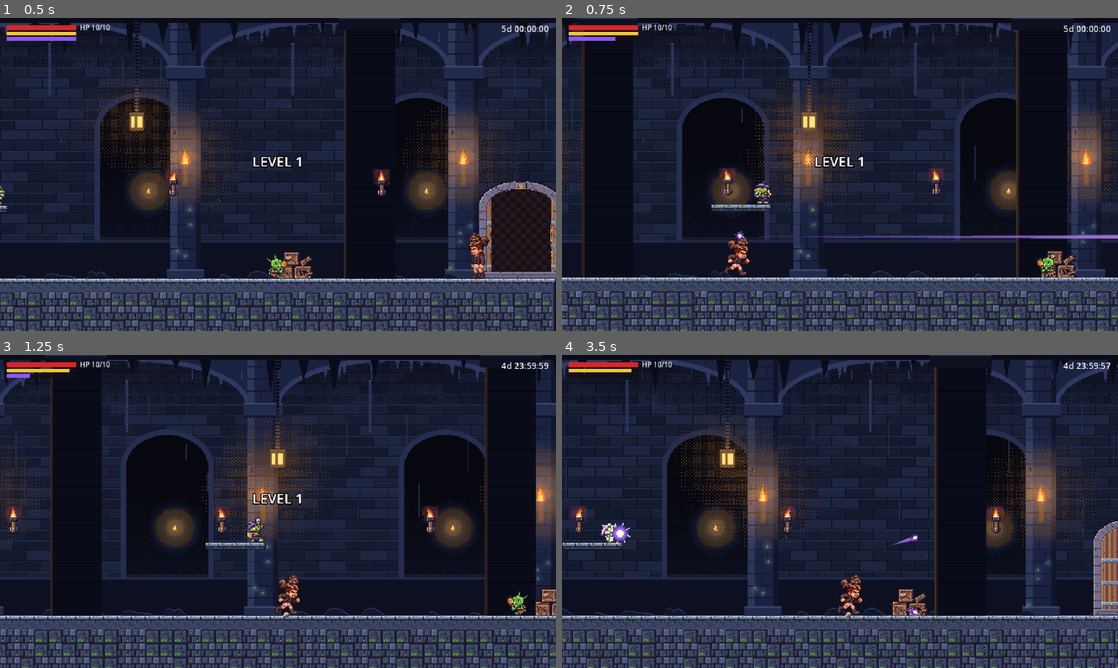
Above: before the commit, frames 1-4 (two rows, left to right).
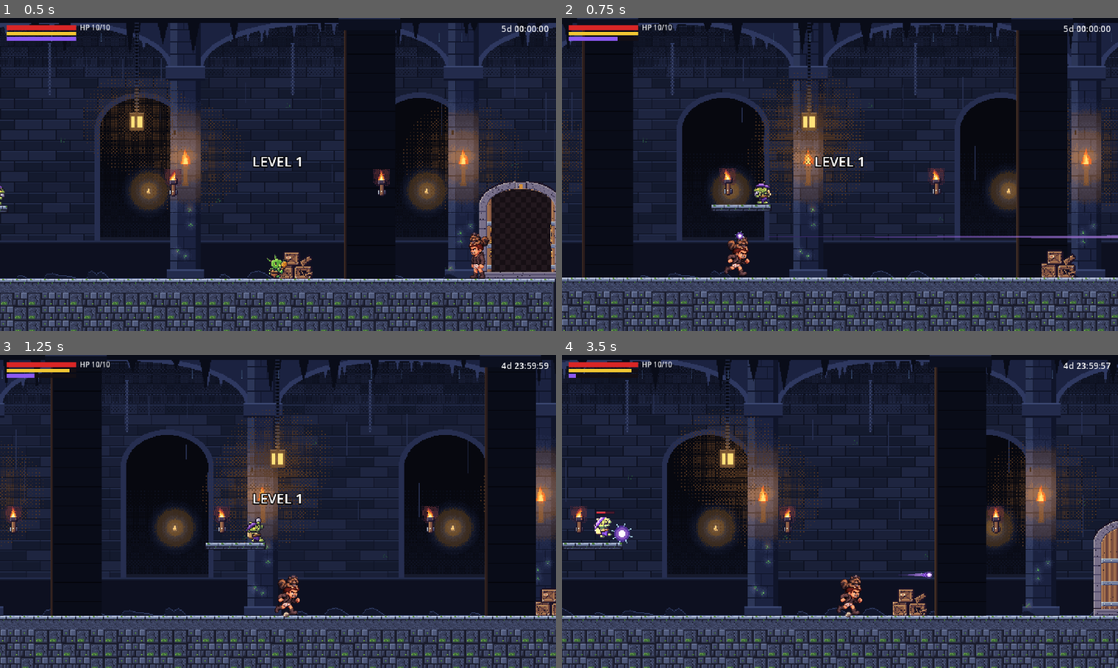
Above: after the commit, the same moments.

Repository: BrainCellDevelopment/dcc-side-scroller
Game: Godot game, scene res://tests/magic_missile.tscn
Two runs of this game, one before a commit and one after it. Both use one fixed random seed, a clock stepped at 60 frames per second and the inputs below. This scene is started directly instead of the project's main scene.
Inputs:
- Up to frame 1 (0.5 s): no input
- Up to frame 2 (0.75 s): hold D (move_right) from 0.53 s (still down); tap K (spell) at 0.6 s
- Up to frame 3 (1.25 s): keep holding D (move_right); tap Space (jump) at 0.77 s
- Up to frame 4 (3.5 s): tap J (attack) at 1.35 s; tap Space (jump) at 1.52, 3.02 s; tap K (spell) at 1.55, 2.3, 2.85 s; release D (move_right) at 2.03 s; hold A (move_left) 2.03-2.78 s; tap E (interact) at 2.1 s; hold D (move_right) from 2.78 s (still down)

Frame 1 is identical in both runs. In frame 2, 0.6% of the frame differs, in the area x 9-100%, y 6-83%; in frame 3, 0.1%; in frame 4, 0.5%.

Commit message:
Magic missile: one missile per cast, 10 max mana, 3 mana per cast
Co-Authored-By: Claude Sonnet 5.5 <noreply@anthropic.com>

Diff:
--- a/dcc-side-scroller/scripts/player/player.gd
+++ b/dcc-side-scroller/scripts/player/player.gd
@@ -23,11 +23,11 @@
 @export var stamina_regen_delay: float = 0.5
 @export var stamina_exhaust_recover: float = 30.0
 @export var sprint_drain: float = 22.0
-@export var max_mana: float = 60.0
-@export var mana_regen: float = 9.0
+@export var max_mana: float = 10.0
+@export var mana_regen: float = 1.5
 @export var mana_regen_delay: float = 1.0
-@export var spell_cost: float = 20.0
-@export var missile_count: int = 2
+@export var spell_cost: float = 3.0
+@export var missile_count: int = 1
 @export var missile_damage: int = 1
 @export var spell_enabled: bool = false
 @export var jump_cost: float = 10.0
@@ -263,7 +263,9 @@
 	if target != null:
 		aim = (target.global_position + Targeting.AIM_OFFSET - origin).angle()
 	for index: int in missile_count:
-		var fan: float = lerpf(-MISSILE_FAN, MISSILE_FAN, float(index) / maxf(float(missile_count - 1), 1.0))
+		var fan: float = 0.0
+		if missile_count > 1:
+			fan = lerpf(-MISSILE_FAN, MISSILE_FAN, float(index) / float(missile_count - 1))
 		var missile: Area2D = MISSILE_SCENE.instantiate() as Area2D
 		missile.set("damage", missile_damage)
 		missile.set("anchor", self)
--- a/dcc-side-scroller/tests/magic_missile.gd
+++ b/dcc-side-scroller/tests/magic_missile.gd
@@ -10,6 +10,9 @@
 	_level = LEVEL.instantiate() as Node2D
 	add_child(_level)
 	await _frames(40)
+	for goblin: Node in _level.get_node("Goblins").get_children():
+		if goblin.name != &"IntroThrower":
+			goblin.queue_free()
 	await _run()
 	print("RESULT ", "PASS" if _fails == 0 else "FAIL %d" % _fails)
 	get_tree().quit(_fails)
@@ -27,6 +30,11 @@
 
 
 func _press_spell() -> void:
+	var player: CharacterBody2D = _level.get_node("Player")
+	for i: int in 90:
+		if float(player.get("_hurt_left")) <= 0.0:
+			break
+		await _frames(1)
 	Input.action_press("spell")
 	await _frames(3)
 	Input.action_release("spell")
@@ -52,6 +60,7 @@
 	_check(bool(_level.get("_hint_shown")), "magic missile hint shown near the thrower")
 	var mana_before: float = float(player.get("mana"))
 	await _press_spell()
+	_check(is_equal_approx(mana_before - float(player.get("mana")), 3.0), "a cast costs 3 mana")
 	Input.action_press("move_right")
 	await _frames(4)
 	Input.action_release("move_right")
@@ -61,10 +70,13 @@
 	_check(float(player.get("mana")) < mana_before, "cast drains mana")
 	_check(get_tree().get_nodes_in_group("missiles").size() == int(player.get("missile_count")), "cast fires the configured missile count")
 	_check(not bool(_level.get("_hint_shown")), "hint hides after the first cast")
+	await _frames(30)
+	player.call("_set_facing", -1)
+	await _press_spell()
 	await _frames(100)
 	_check(not is_instance_valid(thrower) or int(thrower.get("health")) <= 0, "homing missiles killed the out-of-reach thrower")
 	_check(get_tree().get_nodes_in_group("missiles").is_empty(), "missiles are gone after hitting")
-	player.set("mana", 5.0)
+	player.set("mana", 2.0)
 	await _frames(25)
 	var missiles_before: int = get_tree().get_nodes_in_group("missiles").size()
 	await _press_spell()
